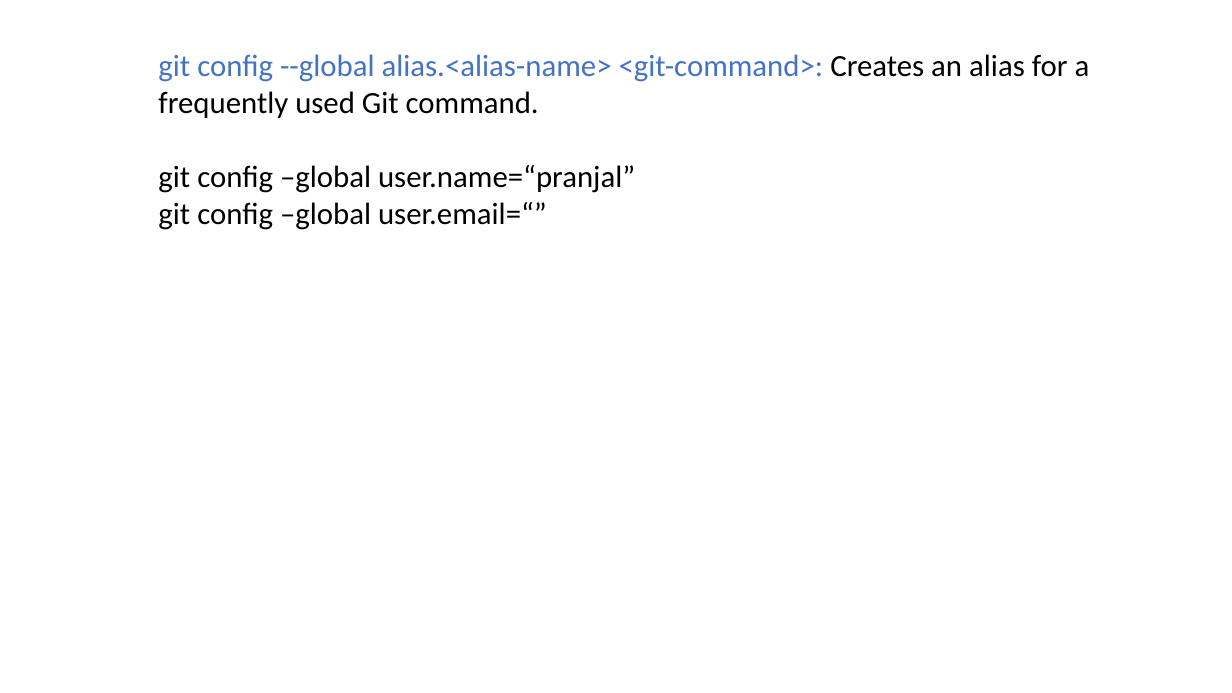
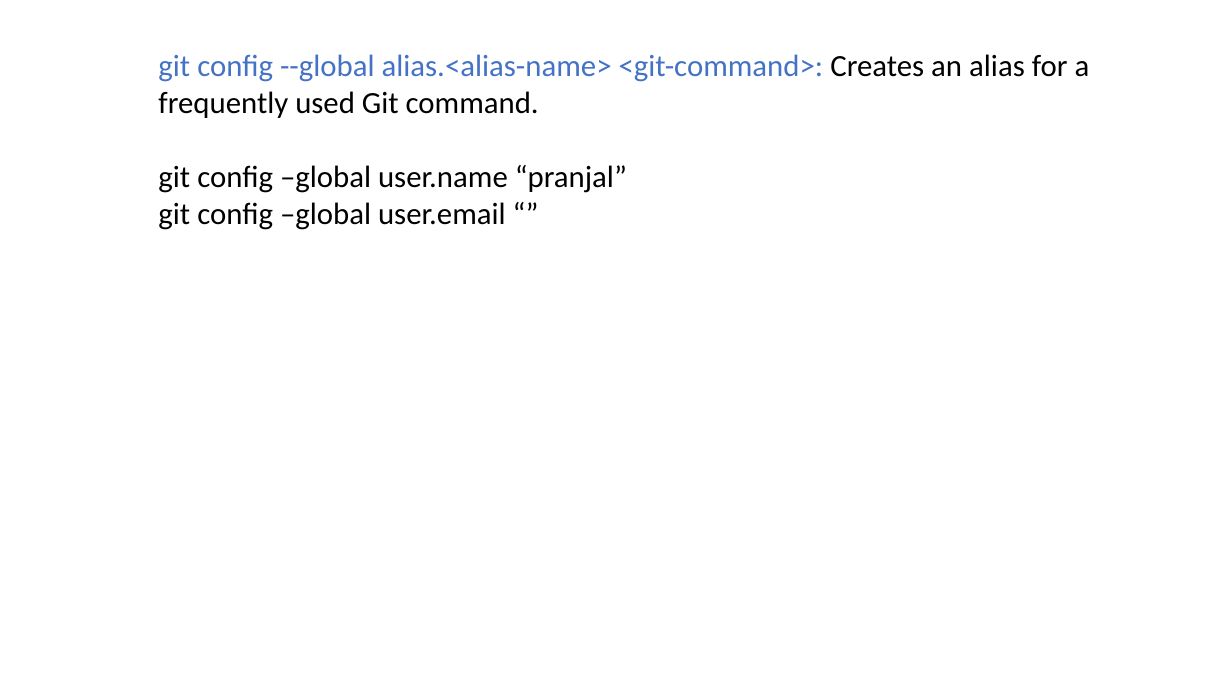
Before and after one commit to iampsrv/batch19gfg, a slide deck: slide 6 of Week 1/git.pptx. Drawn at 1232x693 pixels with LibreOffice and Linux fonts; fonts in the diff are those of the drawing. Boxes give left, top, right and bottom in pixels: in the first picture for what was removed or moved away, otherwise in the second. Text is boxed around its words. In the diff, an @@ line names an element or a change of style, - is before the commit and + after.

```diff
--- a/Week 1/git.pptx
+++ b/Week 1/git.pptx
@@ text at <box>158,165,627,230</box>: text changed @@
-git config –global user.name=“pranjal”
-git config –global user.email=“”
+git config –global user.name “pranjal”
+git config –global user.email “”
```
Also in this commit, not shown: 1 other file.
